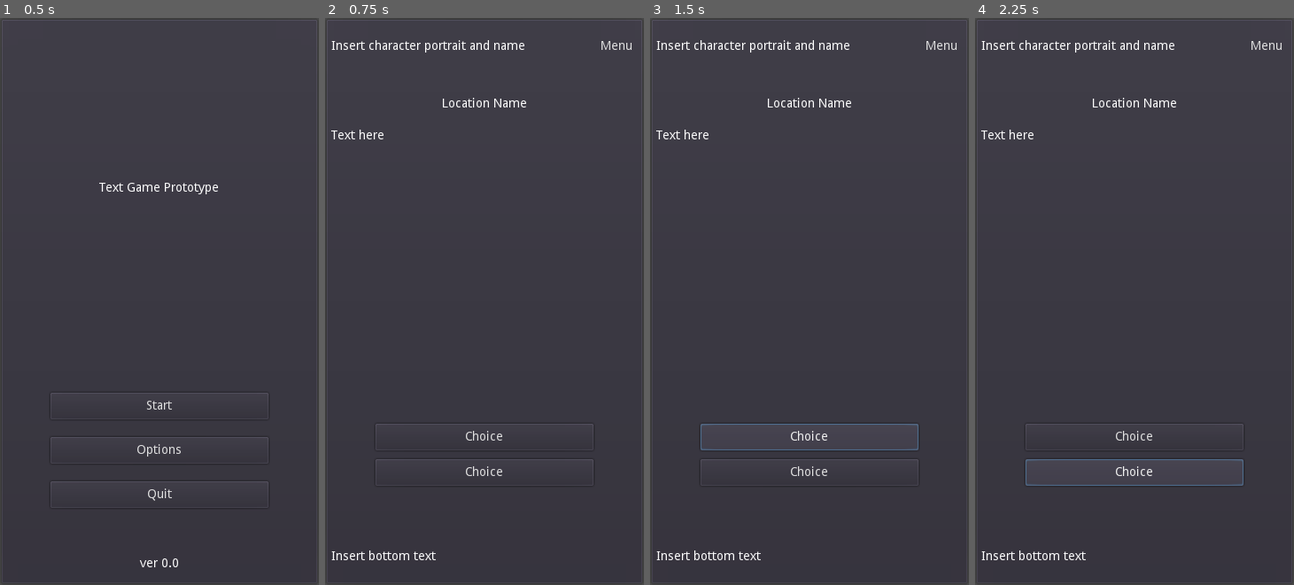
Above: before the commit, frames 1-4 (left to right).
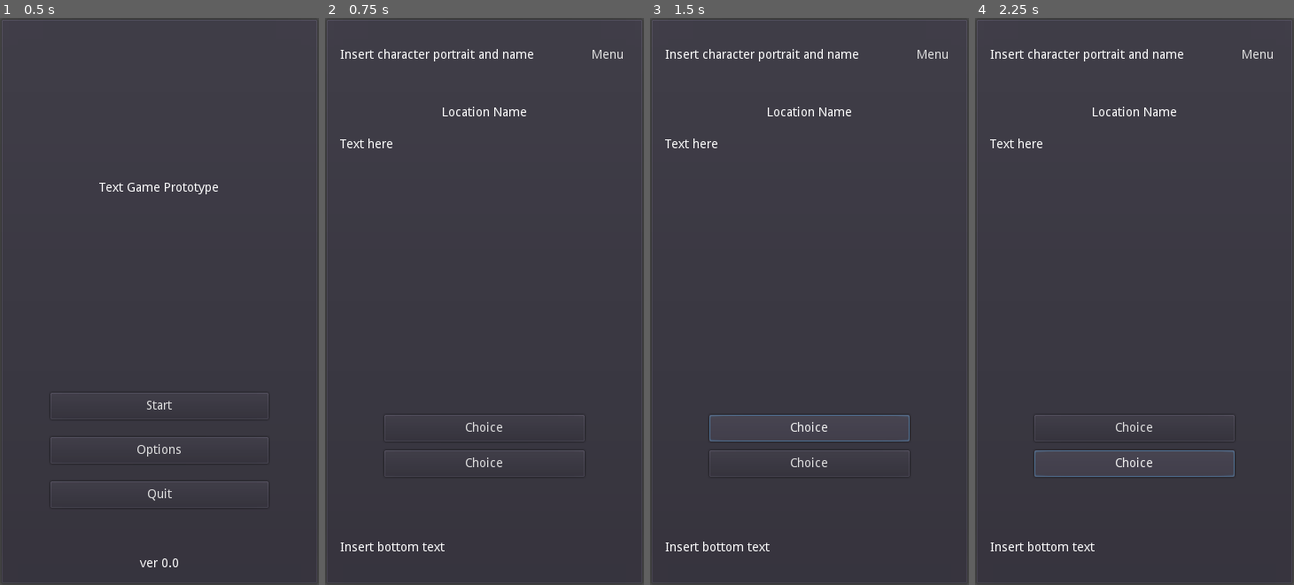
Above: after the commit, the same moments.

Repository: philipuriarte/A-Churchyard-of-Orphans
Game: Godot game, scene res://scenes/main.tscn
The game is run twice, just before and just after one commit, with the same random seed, the same clock (stepped at 60 frames per second) and the same inputs.
Inputs:
- Up to frame 1 (0.5 s): no input
- Up to frame 2 (0.75 s): click "Start" at 0.5 s
- Up to frame 3 (1.5 s): click "Choice" at 1.25 s
- Up to frame 4 (2.25 s): click "Choice" at 2 s

Frame 1 is identical in both runs. In frame 2, 2.6% of the frame differs, in the area x 1-97%, y 3-96%; in frame 3, 3.1%; in frame 4, 3.3%.

Commit message:
Change value of Margin in MarginContainer of game_screen to 10

Diff:
--- a/scenes/game_screen.tscn
+++ b/scenes/game_screen.tscn
@@ -13,14 +13,26 @@
 margin_top = 7.0
 margin_right = 353.0
 margin_bottom = 633.0
+custom_constants/margin_right = 10
+custom_constants/margin_top = 10
+custom_constants/margin_left = 10
+custom_constants/margin_bottom = 10
 
 [node name="MainCointainer" type="VBoxContainer" parent="MarginContainer"]
-margin_right = 346.0
-margin_bottom = 626.0
+margin_left = 10.0
+margin_top = 10.0
+margin_right = 336.0
+margin_bottom = 616.0
 custom_constants/separation = 15
 
 [node name="UpperContainer" parent="MarginContainer/MainCointainer" instance=ExtResource( 2 )]
+margin_right = 326.0
 
 [node name="MiddleContainer" parent="MarginContainer/MainCointainer" instance=ExtResource( 3 )]
+margin_right = 326.0
+margin_bottom = 541.0
 
 [node name="BottomContainer" parent="MarginContainer/MainCointainer" instance=ExtResource( 1 )]
+margin_top = 556.0
+margin_right = 326.0
+margin_bottom = 606.0
